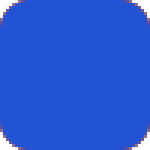
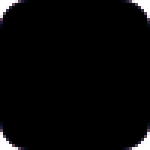
Comparing the layer stacks of the two 150x150 images. Changes:
added layer "Rectangle 1" (1st of 7, in "Artboard 1") in group "Artboard 1" over [0, 0, 150, 150]
